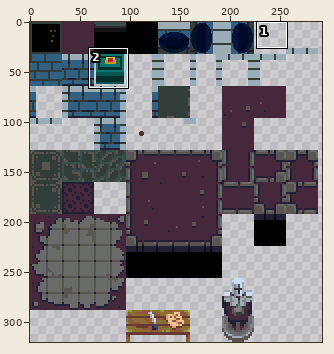
Two states of a sprite sheet, core/assets/levels/tower-tileset.png. Above: a wide view before the commit, with the close-up outlined.
Close-up. Old version:
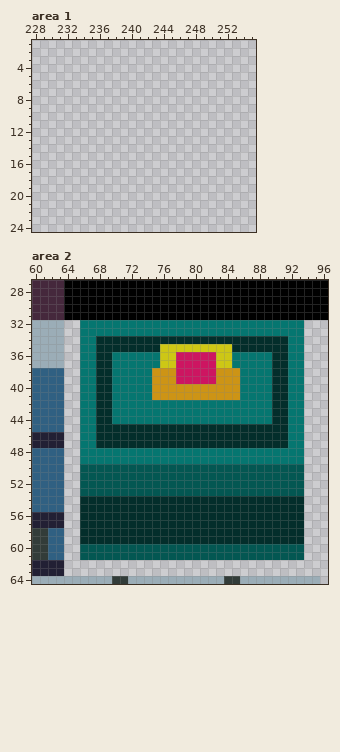
The file is 320x320 pixels. Colours within 5 levels of each other are drawn and written as one. Shown: area 1: x 228..255, y 1..24; area 2: x 60..96, y 27..64. The wide view leaves out empty margins.
The same view after the edit:
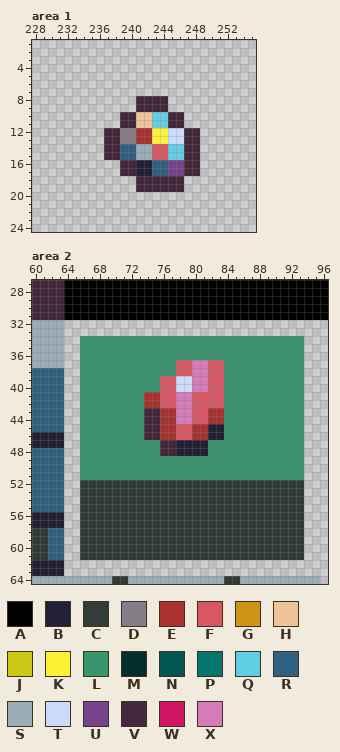
Palette (. is transparent): A #000000  B #222034  C #323c39  D #847e87  E #ac3232  F #d95763  G #cd9415  H #eec39a  J #cdc715  K #fbf236  L #37946e  M #032e2b  N #035752  P #057670  Q #5fcde4  R #306082  S #9badb7  T #cbdbfc  U #76428a  V #45283c  W #cd1561  X #d77bba
Change:
Changed rows in their new state; - is an unchanged pixel.
Area 1:
first column x 237:
 8 ----VVVV----
 9 ----VVVV----
10 --VVHHQQVV--
11 --VVHHQQVV--
12 VVDDEEKKTTVV
13 VVDDEEKKTTVV
14 VVRRSSFFQQVV
15 VVRRSSFFQQVV
16 --VVBBRRUUVV
17 --VVBBRRUUVV
18 ----VVVVVV--
19 ----VVVVVV--
Area 2:
first column x 66:
32 ............................
33 ............................
34 LLLLLLLLLLLLLLLLLLLLLLLLLLLL
35 LLLLLLLLLLLLLLLLLLLLLLLLLLLL
36 LLLLLLLLLLLLLLLLLLLLLLLLLLLL
37 LLLLLLLLLLLLFFXXFFLLLLLLLLLL
38 LLLLLLLLLLLLFFXXFFLLLLLLLLLL
39 LLLLLLLLLLFFTTXXFFLLLLLLLLLL
40 LLLLLLLLLLFFTTXXFFLLLLLLLLLL
41 LLLLLLLLEEFFXXFFFFLLLLLLLLLL
42 LLLLLLLLEEFFXXFFFFLLLLLLLLLL
43 LLLLLLLLVVEEXXFFEELLLLLLLLLL
44 LLLLLLLLVVEEXXFFEELLLLLLLLLL
45 LLLLLLLLVVEEFFEEBBLLLLLLLLLL
46 LLLLLLLLVVEEFFEEBBLLLLLLLLLL
47 LLLLLLLLLLVVBBBBLLLLLLLLLLLL
48 LLLLLLLLLLVVBBBBLLLLLLLLLLLL
49 LLLLLLLLLLLLLLLLLLLLLLLLLLLL
50 LLLLLLLLLLLLLLLLLLLLLLLLLLLL
51 LLLLLLLLLLLLLLLLLLLLLLLLLLLL
52 CCCCCCCCCCCCCCCCCCCCCCCCCCCC
53 CCCCCCCCCCCCCCCCCCCCCCCCCCCC
54 CCCCCCCCCCCCCCCCCCCCCCCCCCCC
55 CCCCCCCCCCCCCCCCCCCCCCCCCCCC
56 CCCCCCCCCCCCCCCCCCCCCCCCCCCC
57 CCCCCCCCCCCCCCCCCCCCCCCCCCCC
58 CCCCCCCCCCCCCCCCCCCCCCCCCCCC
59 CCCCCCCCCCCCCCCCCCCCCCCCCCCC
60 CCCCCCCCCCCCCCCCCCCCCCCCCCCC
61 CCCCCCCCCCCCCCCCCCCCCCCCCCCC
Pixel boxes of the changes (left, top, right, bottom) in both close-ups:
added: (104, 96, 200, 192)
changed: (80, 320, 304, 560)
